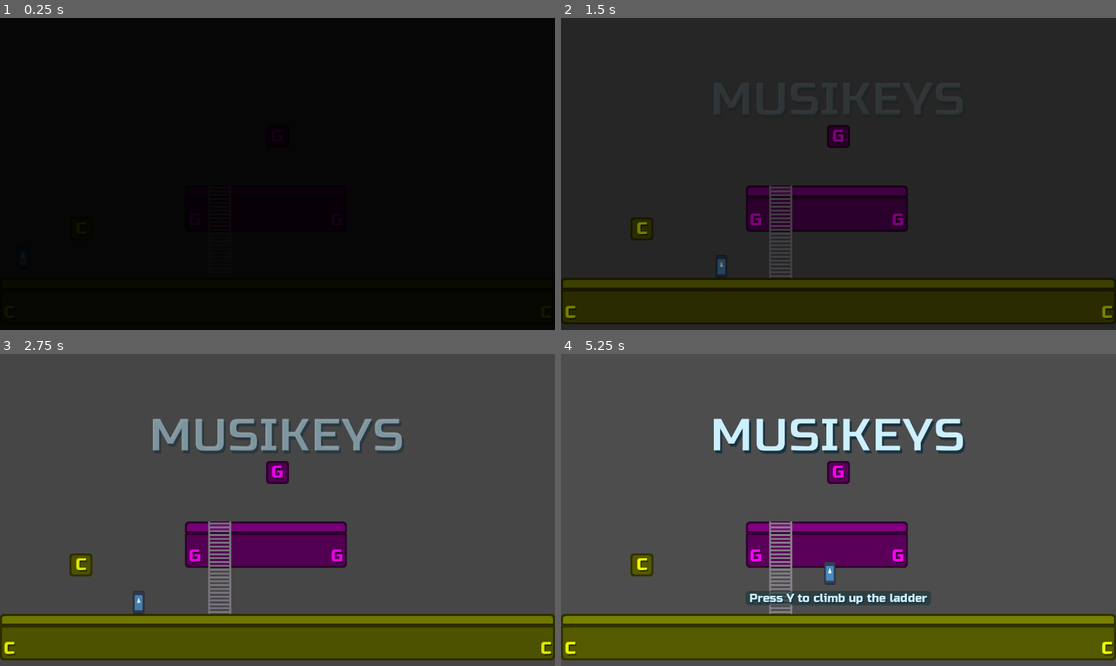
Above: before the commit, frames 1-4 (two rows, left to right).
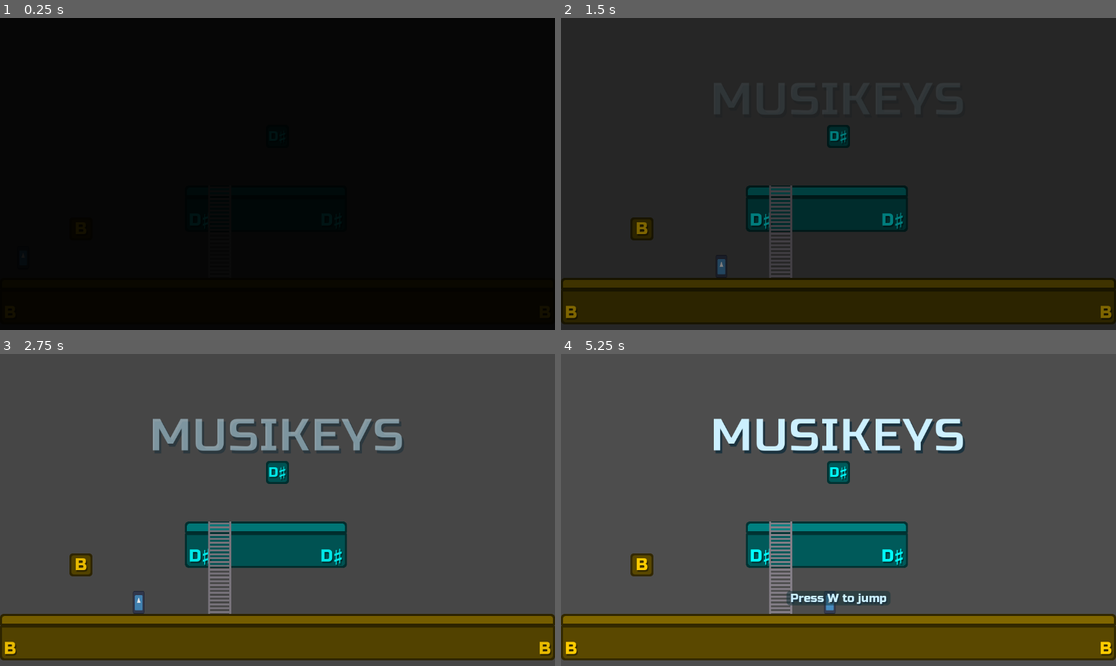
Above: after the commit, the same moments.

Repository: nicom7/game-off-2023
Game: Godot game, scene res://main.tscn
The game is run twice, just before and just after one commit, with the same random seed, the same clock (stepped at 60 frames per second) and the same inputs. The engine's default icon, where the game draws it, is replaced by a stand-in: a white triangle on a blue panel in a dark square.
Inputs:
- Up to frame 1 (0.25 s): no input
- Up to frame 2 (1.5 s): tap Enter at 0.5 s; hold Right (ui_right) from 0.53 s (still down)
- Up to frame 3 (2.75 s): release Right (ui_right) at 2.03 s; hold Left (ui_left) from 2.03 s (still down)
- Up to frame 4 (5.25 s): release Left (ui_left) at 2.78 s; hold Right (ui_right) 2.78-4.28 s; tap Space at 3.5 s; hold Left (ui_left) 4.28-5.03 s; tap W at 5 s; hold Right (ui_right) from 5.03 s (still down)

The runs differ from the first frame. In frame 2, 3.6% of the frame differs, in the area x 0-100%, y 34-97%; in frame 3, 4.6%; in frame 4, 8.1%.

Commit message:
Add support for scale degrees and tonic note
- Re-order `Tone` enum and config arrays

Diff:
--- a/game_objects/audio/ambient_note_player.tscn
+++ b/game_objects/audio/ambient_note_player.tscn
@@ -4,7 +4,8 @@
 [ext_resource type="AudioStream" uid="uid://cbuvwklsh3o8" path="res://audio/samples/Eyan C loop.wav" id="2_otelc"]
 
 [node name="NotePlayer" instance=ExtResource("1_a3wo5")]
-reference = 2
+reference = 3
+attack_duration = 0.0
 
 [node name="AudioStreamPlayer" parent="." index="0"]
 stream = ExtResource("2_otelc")
--- a/game_objects/switch_blocks/switch_block.gd
+++ b/game_objects/switch_blocks/switch_block.gd
@@ -59,7 +59,7 @@
 func _ready() -> void:
 	_update_block()
 
-func _process(delta: float) -> void:
+func _process(_delta: float) -> void:
 	_update_tone_label()
 
 func _on_hit_detection_body_entered(body: Node2D) -> void:
--- a/levels/random_level_generator.gd
+++ b/levels/random_level_generator.gd
@@ -3,6 +3,9 @@
 
 @export var note_count_min: int = 2
 @export var note_count_max: int = 7
+
+## Will choose a random tonic note if scale degrees are included in the scale info resource
+@export var random_tonic: bool = true
 
 const NOTES_PER_STAGE_MAX: int = 2
 const STAGE_COUNT_MAX: int = 7
@@ -41,12 +44,27 @@
 
 	for r in resources:
 		if r is ScaleInfo:
-			var _notes = (r as ScaleInfo).notes
+			var si = r as ScaleInfo
+
+			var _degrees = si.degrees
+			if not _degrees.is_empty():
+				if random_tonic:
+					si.tonic = randi_range(0, Globals.Tone.size() - 1) as Globals.Tone
+				si.notes = _get_notes_from_degrees(_degrees, si.tonic)
+
+			var _notes = si.notes
 			if not _scales.has(_notes.size()):
 				_scales[_notes.size()] = []
 			_scales[_notes.size()].append(_notes)
 
 	print(_scales)
+
+func _get_notes_from_degrees(degrees: Array[int], tonic: Globals.Tone) -> Array[Globals.Tone]:
+	var _notes: Array[Globals.Tone] = []
+	for d in degrees:
+		_notes.append(Globals.get_note_from_degree(d, tonic))
+
+	return _notes
 
 # Called when the node enters the scene tree for the first time.
 func _ready() -> void:
--- a/levels/scale_info.gd
+++ b/levels/scale_info.gd
@@ -1,4 +1,9 @@
 class_name ScaleInfo
 extends Resource
 
+## Tonic note
+@export var tonic: Globals.Tone = Globals.Tone.C
+## Semi-tones from tonic note
+@export var degrees: Array[int] = []
+## Scale notes
 @export var notes: Array[Globals.Tone] = []
--- a/levels/scales/c_2nd_5th.tres
+++ b/levels/scales/c_2nd_5th.tres
@@ -4,4 +4,6 @@
 
 [resource]
 script = ExtResource("1_expgv")
-notes = Array[int]([2, 3, 6])
+tonic = 3
+degrees = Array[int]([0, 2, 7])
+notes = Array[int]([])
--- a/levels/scales/c_3rd_5th.tres
+++ b/levels/scales/c_3rd_5th.tres
@@ -4,4 +4,6 @@
 
 [resource]
 script = ExtResource("1_hwogg")
-notes = Array[int]([2, 4, 6])
+tonic = 3
+degrees = Array[int]([0, 4, 7])
+notes = Array[int]([])
--- a/levels/scales/c_3rd_5th_6th.tres
+++ b/levels/scales/c_3rd_5th_6th.tres
@@ -4,4 +4,6 @@
 
 [resource]
 script = ExtResource("1_2wk1a")
-notes = Array[int]([2, 4, 6, 0])
+tonic = 3
+degrees = Array[int]([0, 4, 7, 9])
+notes = Array[int]([])
--- a/levels/scales/c_3rd_5th_7th.tres
+++ b/levels/scales/c_3rd_5th_7th.tres
@@ -4,4 +4,6 @@
 
 [resource]
 script = ExtResource("1_hrgvv")
-notes = Array[int]([2, 4, 6, 1])
+tonic = 3
+degrees = Array[int]([0, 4, 7, 11])
+notes = Array[int]([])
--- a/levels/scales/c_4th_5th.tres
+++ b/levels/scales/c_4th_5th.tres
@@ -4,4 +4,6 @@
 
 [resource]
 script = ExtResource("1_rcv2f")
-notes = Array[int]([2, 5, 6])
+tonic = 3
+degrees = Array[int]([0, 5, 7])
+notes = Array[int]([])
--- a/levels/scales/c_5th.tres
+++ b/levels/scales/c_5th.tres
@@ -4,4 +4,6 @@
 
 [resource]
 script = ExtResource("1_lfkt3")
-notes = Array[int]([2, 6])
+tonic = 3
+degrees = Array[int]([0, 7])
+notes = Array[int]([])
--- a/levels/scales/c_3rd_flat_5th.tres
+++ b/levels/scales/c_b3rd_5th.tres
@@ -4,4 +4,6 @@
 
 [resource]
 script = ExtResource("1_bqmot")
-notes = Array[int]([2, 9, 6])
+tonic = 3
+degrees = Array[int]([0, 3, 7])
+notes = Array[int]([])
--- a/levels/scales/c_maj.tres
+++ b/levels/scales/c_maj.tres
@@ -4,4 +4,6 @@
 
 [resource]
 script = ExtResource("1_34tgs")
-notes = Array[int]([2, 3, 4, 5, 6, 0, 1])
+tonic = 3
+degrees = Array[int]([0, 2, 4, 5, 7, 9, 11])
+notes = Array[int]([])
--- /dev/null
+++ b/levels/scales/c_min.tres
@@ -0,0 +1,9 @@
+[gd_resource type="Resource" script_class="ScaleInfo" load_steps=2 format=3 uid="uid://dclfo2koy6pk2"]
+
+[ext_resource type="Script" path="res://levels/scale_info.gd" id="1_rxi0f"]
+
+[resource]
+script = ExtResource("1_rxi0f")
+tonic = 3
+degrees = Array[int]([0, 2, 3, 5, 7, 8, 10])
+notes = Array[int]([])
--- a/levels/scales/chromatic.tres
+++ b/levels/scales/chromatic.tres
@@ -4,4 +4,6 @@
 
 [resource]
 script = ExtResource("1_7nrvx")
-notes = Array[int]([2, 8, 3, 9, 4, 5, 10, 6, 11, 0, 7, 1])
+tonic = 3
+degrees = Array[int]([0, 1, 2, 3, 4, 5, 6, 7, 8, 9, 10, 11])
+notes = Array[int]([])
--- a/levels/world_a.tscn
+++ b/levels/world_a.tscn
@@ -70,6 +70,12 @@
 [node name="BoundingRect" parent="Environment/Stages/Stage0/PlatformSet" index="0"]
 shape = SubResource("RectangleShape2D_j14s7")
 
+[node name="Platform" parent="Environment/Stages/Stage0/PlatformSet" index="1"]
+modulate = Color(1, 0.8, 0, 1)
+
+[node name="SwitchBlock" parent="Environment/Stages/Stage0/PlatformSet" index="2"]
+modulate = Color(1, 0.8, 0, 1)
+
 [node name="Ladder" parent="Environment/Stages/Stage0/PlatformSet" index="3"]
 process_mode = 4
 
@@ -81,10 +87,12 @@
 shape = SubResource("RectangleShape2D_kcawv")
 
 [node name="Platform" parent="Environment/Stages/Stage0/PlatformSet2" index="1"]
+modulate = Color(1, 0.8, 0, 1)
 layer_0/tile_data = PackedInt32Array(0, 65536, 0, 65536, 65536, 2, 1, 131072, 0, 65537, 131072, 2, 2, 131072, 0, 65538, …(334 unchanged characters)…
 size = Vector2i(13, 2)
 
 [node name="SwitchBlock" parent="Environment/Stages/Stage0/PlatformSet2" index="2"]
+modulate = Color(1, 0.8, 0, 1)
 position = Vector2(384, -126)
 
 [node name="Ladder" parent="Environment/Stages/Stage0/PlatformSet2" index="3"]
@@ -101,14 +109,14 @@
 shape = SubResource("RectangleShape2D_ax677")
 
 [node name="Platform" parent="Environment/Stages/Stage1/PlatformSet" index="1"]
-modulate = Color(0, 0.833333, 1, 1)
+modulate = Color(0.5, 1, 0, 1)
 position = Vector2(-48, 0)
 layer_0/tile_data = PackedInt32Array(0, 65536, 0, 65536, 65536, 2, 1, 131072, 0, 65537, 131072, 2, 2, 131072, 0, 65538, 131072, 2, 3, 131072, 0, 65539, 131072, 2, 4, 131072, 0, 65540, 131072, 2, 5, 131072, 0, 65541, 131072, 2, 6, 196608, 0, 65542, 196608, 2)
 size = Vector2i(7, 2)
 tone = 4
 
 [node name="SwitchBlock" parent="Environment/Stages/Stage1/PlatformSet" index="2"]
-modulate = Color(0, 0.833333, 1, 1)
+modulate = Color(0.5, 1, 0, 1)
 position = Vector2(120, -126)
 tone = 4
 
@@ -121,21 +129,21 @@
 shape = SubResource("RectangleShape2D_d7xp7")
 
 [node name="Platform" parent="Environment/Stages/Stage1/PlatformSet2" index="1"]
-modulate = Color(0, 0.833333, 1, 1)
+modulate = Color(0.5, 1, 0, 1)
 position = Vector2(-96, 0)
 layer_0/tile_data = PackedInt32Array(0, 65536, 0, 65536, 65536, 2, 1, 131072, 0, 65537, 131072, 2, 2, 131072, 0, 65538, 131072, 2, 3, 196608, 0, 65539, 196608, 2)
 size = Vector2i(4, 2)
 tone = 4
 
 [node name="Platform2" parent="Environment/Stages/Stage1/PlatformSet2" index="2" instance=ExtResource("4_dpbpj")]
-modulate = Color(0, 0.833333, 1, 1)
+modulate = Color(0.5, 1, 0, 1)
 position = Vector2(-480, 0)
 layer_0/tile_data = PackedInt32Array(0, 65536, 0, 65536, 65536, 2, 1, 131072, 0, 65537, 131072, 2, 2, 131072, 0, 65538, 131072, 2, 3, 131072, 0, 65539, 131072, 2, 4, 131072, 0, 65540, 131072, 2, 5, 196608, 0, 65541, 196608, 2)
 size = Vector2i(6, 2)
 tone = 4
 
 [node name="SwitchBlock" parent="Environment/Stages/Stage1/PlatformSet2" index="3"]
-modulate = Color(0, 0.833333, 1, 1)
+modulate = Color(0.5, 1, 0, 1)
 tone = 4
 
 [node name="Ladder" parent="Environment/Stages/Stage1/PlatformSet2" index="4"]
@@ -152,21 +160,21 @@
 shape = SubResource("RectangleShape2D_0xqdp")
 
 [node name="Platform" parent="Environment/Stages/Stage2/PlatformSet" index="1"]
-modulate = Color(1, 0, 1, 1)
+modulate = Color(0, 1, 1, 1)
 position = Vector2(-384, 0)
 layer_0/tile_data = PackedInt32Array(0, 65536, 0, 65536, 65536, 2, 1, 131072, 0, 65537, 131072, 2, 2, 131072, 0, 65538, 131072, 2, 3, 131072, 0, 65539, 131072, 2, 4, 196608, 0, 65540, 196608, 2)
 size = Vector2i(5, 2)
 tone = 6
 
 [node name="Platform2" parent="Environment/Stages/Stage2/PlatformSet" index="2" instance=ExtResource("4_dpbpj")]
-modulate = Color(1, 0, 1, 1)
+modulate = Color(0, 1, 1, 1)
 position = Vector2(-48, 0)
 layer_0/tile_data = PackedInt32Array(0, 65536, 0, 65536, 65536, 2, 1, 131072, 0, 65537, 131072, 2, 2, 131072, 0, 65538, 131072, 2, 3, 131072, 0, 65539, 131072, 2, 4, 131072, 0, 65540, 131072, 2, 5, 131072, 0, 65541, 131072, 2, 6, 196608, 0, 65542, 196608, 2)
 size = Vector2i(7, 2)
 tone = 6
 
 [node name="SwitchBlock" parent="Environment/Stages/Stage2/PlatformSet" index="3"]
-modulate = Color(1, 0, 1, 1)
+modulate = Color(0, 1, 1, 1)
 position = Vector2(-264, -126)
 tone = 6
 
@@ -179,20 +187,20 @@
 shape = SubResource("RectangleShape2D_12tri")
 
 [node name="Platform" parent="Environment/Stages/Stage2/PlatformSet2" index="1"]
-modulate = Color(1, 0, 1, 1)
+modulate = Color(0, 1, 1, 1)
 position = Vector2(-384, 0)
 layer_0/tile_data = PackedInt32Array(0, 65536, 0, 65536, 65536, 2, 1, 131072, 0, 65537, 131072, 2, 2, 131072, 0, 65538, 131072, 2, 3, 131072, 0, 65539, 131072, 2, 4, 196608, 0, 65540, 196608, 2)
 size = Vector2i(5, 2)
 tone = 6
 
 [node name="Platform2" parent="Environment/Stages/Stage2/PlatformSet2" index="2" instance=ExtResource("4_dpbpj")]
-modulate = Color(1, 0, 1, 1)
+modulate = Color(0, 1, 1, 1)
 layer_0/tile_data = PackedInt32Array(0, 65536, 0, 65536, 65536, 2, 1, 131072, 0, 65537, 131072, 2, 2, 131072, 0, 65538, 131072, 2, 3, 196608, 0, 65539, 196608, 2)
 size = Vector2i(4, 2)
 tone = 6
 
 [node name="SwitchBlock" parent="Environment/Stages/Stage2/PlatformSet2" index="3"]
-modulate = Color(1, 0, 1, 1)
+modulate = Color(0, 1, 1, 1)
 tone = 6
 
 [node name="Ladder" parent="Environment/Stages/Stage2/PlatformSet2" index="4"]
@@ -209,28 +217,28 @@
 shape = SubResource("RectangleShape2D_s0sa1")
 
 [node name="Platform" parent="Environment/Stages/Stage3/PlatformSet" index="1"]
-modulate = Color(0.32, 0.467333, 1, 1)
+modulate = Color(0, 1, 0.5, 1)
 position = Vector2(-768, 0)
 layer_0/tile_data = PackedInt32Array(0, 65536, 0, 65536, 65536, 2, 1, 131072, 0, 65537, 131072, 2, 2, 131072, 0, 65538, 131072, 2, 3, 131072, 0, 65539, 131072, 2, 4, 196608, 0, 65540, 196608, 2)
 size = Vector2i(5, 2)
 tone = 5
 
 [node name="Platform2" parent="Environment/Stages/Stage3/PlatformSet" index="2" instance=ExtResource("4_dpbpj")]
-modulate = Color(0.32, 0.467333, 1, 1)
+modulate = Color(0, 1, 0.5, 1)
 position = Vector2(-96, 0)
 layer_0/tile_data = PackedInt32Array(0, 65536, 0, 65536, 65536, 2, 1, 131072, 0, 65537, 131072, 2, 2, 131072, 0, 65538, 131072, 2, 3, 131072, 0, 65539, 131072, 2, 4, 131072, 0, 65540, 131072, 2, 5, 131072, 0, 65541, 131072, 2, 6, 196608, 0, 65542, 196608, 2)
 size = Vector2i(7, 2)
 tone = 5
 
 [node name="Platform3" parent="Environment/Stages/Stage3/PlatformSet" index="3" instance=ExtResource("4_dpbpj")]
-modulate = Color(0.32, 0.467333, 1, 1)
+modulate = Color(0, 1, 0.5, 1)
 position = Vector2(-432, 0)
 layer_0/tile_data = PackedInt32Array(0, 65536, 0, 65536, 65536, 2, 1, 131072, 0, 65537, 131072, 2, 2, 131072, 0, 65538, 131072, 2, 3, 196608, 0, 65539, 196608, 2)
 size = Vector2i(4, 2)
 tone = 5
 
 [node name="SwitchBlock" parent="Environment/Stages/Stage3/PlatformSet" index="4"]
-modulate = Color(0.32, 0.467333, 1, 1)
+modulate = Color(0, 1, 0.5, 1)
 position = Vector2(48, -126)
 tone = 5
 
@@ -247,13 +255,13 @@
 shape = SubResource("RectangleShape2D_x82ws")
 
 [node name="Platform" parent="Environment/Stages/Stage3/PlatformSet2" index="1"]
-modulate = Color(0.32, 0.467333, 1, 1)
+modulate = Color(0, 1, 0.5, 1)
 layer_0/tile_data = PackedInt32Array(0, 65536, 0, 65536, 65536, 2, 1, 131072, 0, 65537, 131072, 2, 2, 131072, 0, 65538, 131072, 2, 3, 131072, 0, 65539, 131072, 2, 4, 196608, 0, 65540, 196608, 2)
 size = Vector2i(5, 2)
 tone = 5
 
 [node name="SwitchBlock" parent="Environment/Stages/Stage3/PlatformSet2" index="2"]
-modulate = Color(0.32, 0.467333, 1, 1)
+modulate = Color(0, 1, 0.5, 1)
 position = Vector2(192, -126)
 tone = 5
 
@@ -272,14 +280,14 @@
 shape = SubResource("RectangleShape2D_futcy")
 
 [node name="Platform" parent="Environment/Stages/Stage4/PlatformSet" index="1"]
-modulate = Color(1, 0, 1, 1)
+modulate = Color(0, 1, 1, 1)
 position = Vector2(-240, 0)
 layer_0/tile_data = PackedInt32Array(0, 65536, 0, 65536, 65536, 2, 1, 131072, 0, 65537, 131072, 2, 2, 131072, 0, 65538, …(235 unchanged characters)…
 size = Vector2i(10, 2)
 tone = 6
 
 [node name="SwitchBlock" parent="Environment/Stages/Stage4/PlatformSet" index="2"]
-modulate = Color(1, 0, 1, 1)
+modulate = Color(0, 1, 1, 1)
 position = Vector2(-192, -126)
 tone = 6
 
@@ -292,14 +300,14 @@
 shape = SubResource("RectangleShape2D_lhxmy")
 
 [node name="Platform" parent="Environment/Stages/Stage4/PlatformSet2" index="1"]
-modulate = Color(1, 0, 1, 1)
+modulate = Color(0, 1, 1, 1)
 position = Vector2(-240, 0)
 layer_0/tile_data = PackedInt32Array(0, 65536, 0, 65536, 65536, 2, 1, 131072, 0, 65537, 131072, 2, 2, 131072, 0, 65538, …(235 unchanged characters)…
 size = Vector2i(10, 2)
 tone = 6
 
 [node name="SwitchBlock" parent="Environment/Stages/Stage4/PlatformSet2" index="2"]
-modulate = Color(1, 0, 1, 1)
+modulate = Color(0, 1, 1, 1)
 tone = 6
 
 [node name="Ladder" parent="Environment/Stages/Stage4/PlatformSet2" index="3"]
@@ -363,14 +371,14 @@
 shape = SubResource("RectangleShape2D_5qrl7")
 
 [node name="Platform" parent="Environment/Stages/Stage6/PlatformSet" index="1"]
-modulate = Color(1, 0.8, 0, 1)
+modulate = Color(1, 0.466667, 0, 1)
 position = Vector2(-240, 0)
 layer_0/tile_data = PackedInt32Array(0, 65536, 0, 65536, 65536, 2, 1, 131072, 0, 65537, 131072, 2, 2, 131072, 0, 65538, …(235 unchanged characters)…
 size = Vector2i(10, 2)
 tone = 1
 
 [node name="SwitchBlock" parent="Environment/Stages/Stage6/PlatformSet" index="2"]
-modulate = Color(1, 0.8, 0, 1)
+modulate = Color(1, 0.466667, 0, 1)
 position = Vector2(-48, -126)
 tone = 1
 
@@ -386,14 +394,14 @@
 shape = SubResource("RectangleShape2D_ykiij")
 
 [node name="Platform" parent="Environment/Stages/Stage6/PlatformSet2" index="1"]
-modulate = Color(1, 0.8, 0, 1)
+modulate = Color(1, 0.466667, 0, 1)
 position = Vector2(-48, 0)
 layer_0/tile_data = PackedInt32Array(0, 65536, 0, 65536, 65536, 2, 1, 131072, 0, 65537, 131072, 2, 2, 131072, 0, 65538, 131072, 2, 3, 131072, 0, 65539, 131072, 2, 4, 131072, 0, 65540, 131072, 2, 5, 196608, 0, 65541, 196608, 2)
 size = Vector2i(6, 2)
 tone = 1
 
 [node name="SwitchBlock" parent="Environment/Stages/Stage6/PlatformSet2" index="2"]
-modulate = Color(1, 0.8, 0, 1)
+modulate = Color(1, 0.466667, 0, 1)
 position = Vector2(48, -126)
 tone = 1
 
@@ -402,8 +410,9 @@
 
 [node name="RandomLevelGenerator" type="Node" parent="." index="10"]
 script = ExtResource("5_0k853")
-note_count_min = 12
-note_count_max = 12
+note_count_min = 3
+note_count_max = 5
+random_tonic = false
 
 [editable path="Environment/Stages/Stage0/PlatformSet"]
 [editable path="Environment/Stages/Stage0/PlatformSet2"]
--- a/utils/config.gd
+++ b/utils/config.gd
@@ -3,45 +3,45 @@
 
 @export var tone_frequencies: Array[float] = [
 	220,		# A
+	233.08,		# A#
 	246.94,		# B
 	261.63,		# C
+	277.18,		# C#
 	293.66,		# D
+	311.13,		# D#
 	329.63,		# E
 	349.23,		# F
+	369.99,		# F#
 	392,		# G
-	233.08,		# A#
-	277.18,		# C#
-	311.13,		# D#
-	369.99,		# F#
 	415.3		# G#
 ]
 
 @export var tone_colors: Array[Color] = [
 	Color(1, 0, 0),		# A		0
+	Color(1, 0.5, 0),	# A#	30
 	Color(1, 1, 0),		# B		60
 	Color(0.5, 1, 0),	# C		90
+	Color(0, 1, 0),		# C#	120
 	Color(0, 1, 0.5),	# D		150
+	Color(0, 1, 1),		# D#	180
 	Color(0, 0.5, 1),	# E		210
 	Color(0, 0, 1),		# F		240
+	Color(0.5, 0, 1),	# F#	270
 	Color(1, 0, 1),		# G		300
-	Color(1, 0.5, 0),	# A#	30
-	Color(0, 1, 0),		# C#	120
-	Color(0, 1, 1),		# D#	180
-	Color(0.5, 0, 1),	# F#	270
 	Color(1, 0, 0.5),	# G#	330
 ]
 
 @export var tone_labels: PackedStringArray = [
 	"A",
+	"A♯",
 	"B",
 	"C",
+	"C♯",
 	"D",
+	"D♯",
 	"E",
 	"F",
+	"F♯",
 	"G",
-	"A♯",
-	"C♯",
-	"D♯",
-	"F♯",
 	"G♯",
 ]
--- a/utils/config.tscn
+++ b/utils/config.tscn
@@ -4,5 +4,5 @@
 
 [node name="Config" type="Node"]
 script = ExtResource("1_kkqhc")
-tone_colors = Array[Color]([Color(1, 0.407843, 0.337255, 1), Color(1, 0.8, 0, 1), Color(0.941176, 1, 0, 1), Color(0, 1, 0.5, 1), Color(0, 0.833333, 1, 1), Color(0.32, 0.467333, 1, 1), Color(1, 0, 1, 1), Color(1, 0.466667, 0, 1), Color(0.5, 1, 0, 1), Color(0, 1, 1, 1), Color(0.611765, 0.454902, 1, 1), Color(1, 0, 0.5, 1)])
-tone_labels = PackedStringArray("A", "B", "C", "D", "E", "F", "G", "A♯", "C♯", "D♯", "F♯", "G♯")
+tone_colors = Array[Color]([Color(1, 0.407843, 0.337255, 1), Color(1, 0.466667, 0, 1), Color(1, 0.8, 0, 1), Color(0.941176, 1, 0, 1), Color(0.5, 1, 0, 1), Color(0, 1, 0.5, 1), Color(0, 1, 1, 1), Color(0, 0.833333, 1, 1), Color(0.32, 0.467333, 1, 1), Color(0.611765, 0.454902, 1, 1), Color(1, 0, 1, 1), Color(1, 0, 0.5, 1)])
+tone_labels = PackedStringArray("A", "A♯", "B", "C", "C♯", "D", "D♯", "E", "F", "F♯", "G", "G♯")
--- a/utils/globals.gd
+++ b/utils/globals.gd
@@ -4,16 +4,16 @@
 enum Tone
 {
 	A,
+	AS,
 	B,
 	C,
+	CS,
 	D,
+	DS,
 	E,
 	F,
+	FS,
 	G,
-	AS,
-	CS,
-	DS,
-	FS,
 	GS,
 }
 
@@ -37,6 +37,9 @@
 		actions.append(get_action_from_tone(tone))
 
 	return actions
+
+static func get_note_from_degree(degree: int, tonic: Tone) -> Tone:
+	return posmod(tonic + degree, Tone.size())
 
 ## Replace all occurences of {...} with the 1st corresponding key label occurence for the specified action in curly braces
 static func format_input_actions(string: String) -> String:
